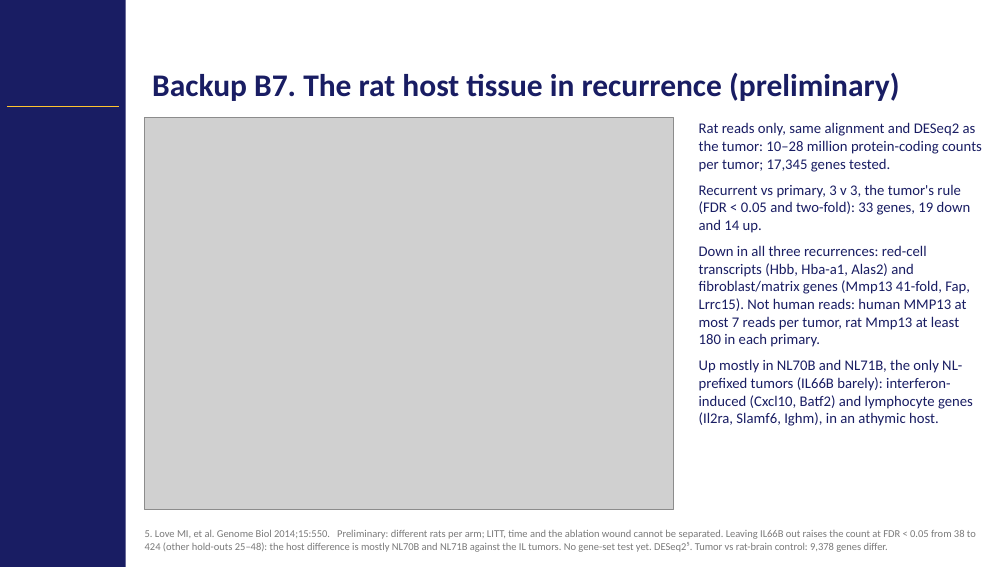
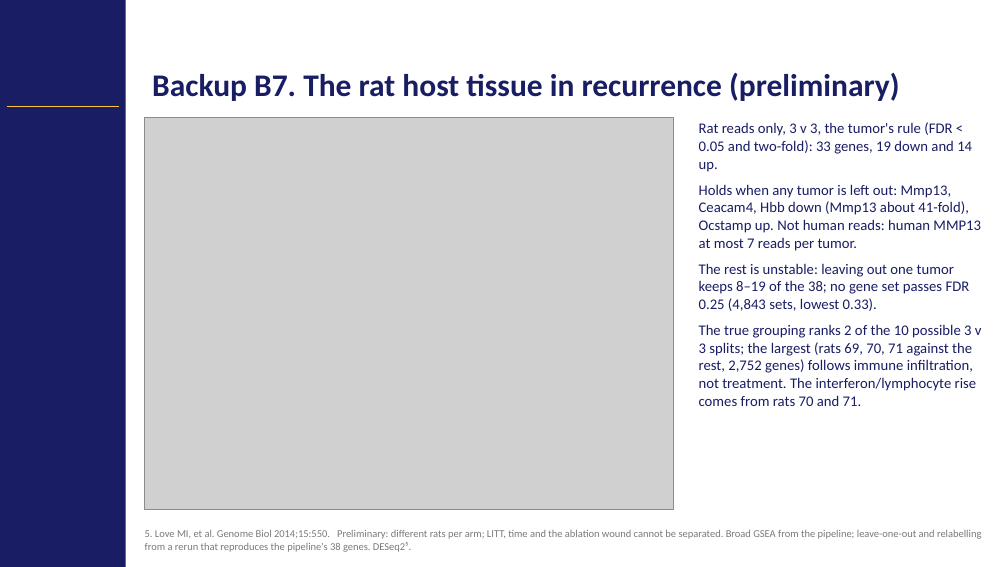
Before and after one commit to Gregory-Schwing-MD-PhD/u251-xenograft-rat-RNASeq-study, a slide deck: slide 21 of SLIDES/CNS2026_Schwing_Abstract418_CNStemplate_v4.pptx (slide 20 before the commit). Drawn at 1008x567 pixels with LibreOffice and Linux fonts; fonts in the diff are those of the drawing; grey boxes stand for pictures; background and template pictures are left out. Boxes give left, top, right and bottom in pixels: in the first picture for what was removed or moved away, otherwise in the second. Text is boxed around its words. In the diff, an @@ line names an element or a change of style, - is before the commit and + after.

```diff
--- a/SLIDES/CNS2026_Schwing_Abstract418_CNStemplate_v4.pptx
+++ b/SLIDES/CNS2026_Schwing_Abstract418_CNStemplate_v4.pptx
@@ text at [699,122,982,406]: text changed @@
-Rat reads only, same alignment and DESeq2 as the tumor: 10–28 million protein-coding counts per tumor; 17,345 genes tested.
-Recurrent vs primary, 3 v 3, the tumor's rule (FDR < 0.05 and two-fold): 33 genes, 19 down and 14 up.
-Down in all three recurrences: red-cell transcripts (Hbb, Hba-a1, Alas2) and fibroblast/matrix genes (Mmp13 41-fold, Fap, Lrrc15). Not human reads: human MMP13 at most 7 reads per tumor, rat Mmp13 at least 180 in each primary.
-Up mostly in NL70B and NL71B, the only NL-prefixed tumors (IL66B barely): interferon-induced (Cxcl10, Batf2) and lymphocyte genes (Il2ra, Slamf6, Ighm), in an athymic host.
+Rat reads only, 3 v 3, the tumor's rule (FDR < 0.05 and two-fold): 33 genes, 19 down and 14 up.
+Holds when any tumor is left out: Mmp13, Ceacam4, Hbb down (Mmp13 about 41-fold), Ocstamp up. Not human reads: human MMP13 at most 7 reads per tumor.
+The rest is unstable: leaving out one tumor keeps 8–19 of the 38; no gene set passes FDR 0.25 (4,843 sets, lowest 0.33).
+The true grouping ranks 2 of the 10 possible 3 v 3 splits; the largest (rats 69, 70, 71 against the rest, 2,752 genes) follows immune infiltration, not treatment. The interferon/lymphocyte rise comes from rats 70 and 71.
@@ text at [145,530,981,552]: text changed @@
-5. Love MI, et al. Genome Biol 2014;15:550. Preliminary: different rats per arm; LITT, time and the ablation wound cannot be separated. Leaving IL66B out raises the count at FDR < 0.05 from 38 to 424 (other hold-outs 25–48): the host difference is mostly NL70B and NL71B against the IL tumors. No gene-set test yet. DESeq2⁵. Tumor vs rat-brain control: 9,378 genes differ.
+5. Love MI, et al. Genome Biol 2014;15:550. Preliminary: different rats per arm; LITT, time and the ablation wound cannot be separated. Broad GSEA from the pipeline; leave-one-out and relabelling from a rerun that reproduces the pipeline's 38 genes. DESeq2⁵.
```
Also in this commit, not shown: 2 other slides changed, 1 slide added, 37 other files.
